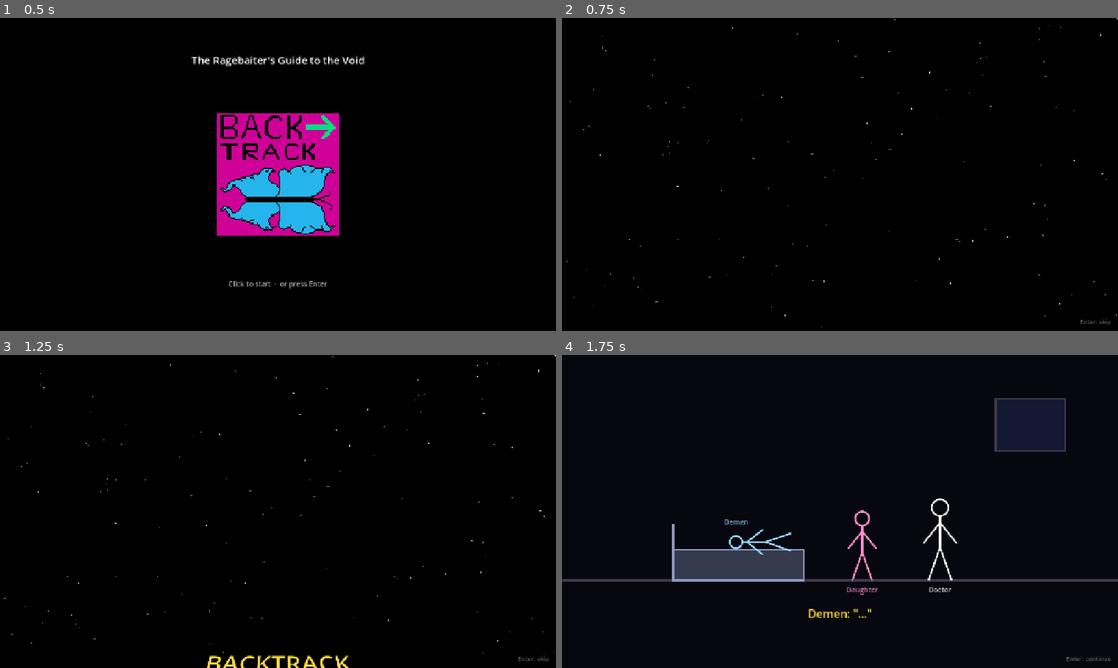
Above: before the commit, frames 1-4 (two rows, left to right).
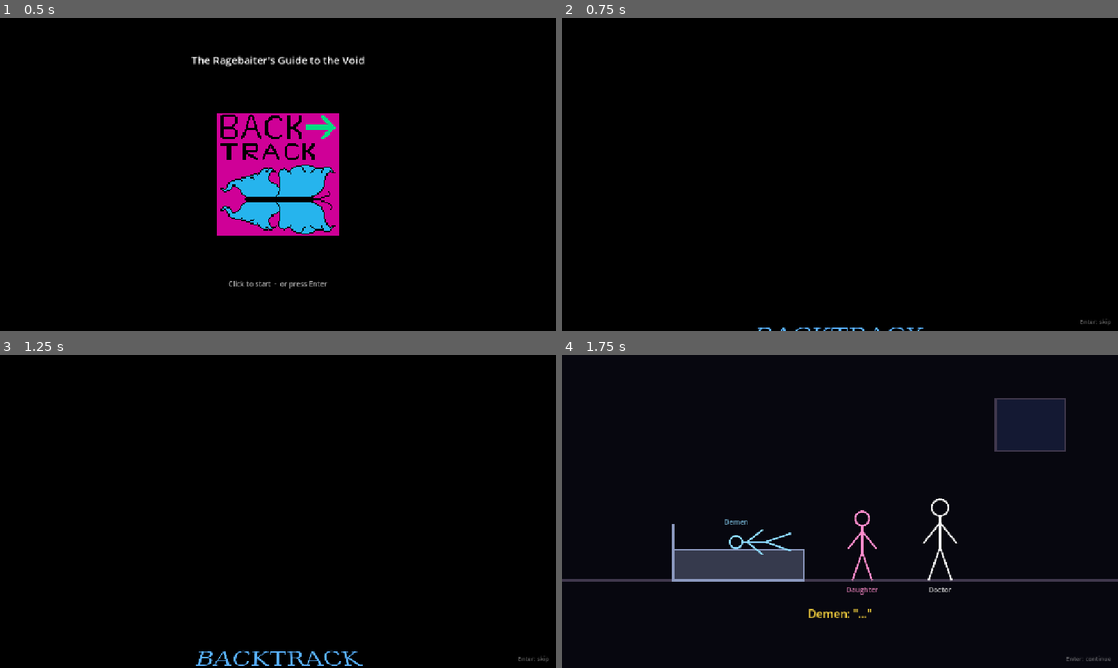
Above: after the commit, the same moments.

Repository: DanishNadar/Backtrack
Game: Godot game, scene res://scenes/main.tscn
Two runs of this game, one before a commit and one after it. Both use one fixed random seed, a clock stepped at 60 frames per second and the inputs below.
Inputs (mouse positions are in pixels of both pictures, inside the frame that each line leads up to):
- Up to frame 1 (0.5 s): no input
- Up to frame 2 (0.75 s): click (840, 174) at 0.5 s
- Up to frame 3 (1.25 s): no input
- Up to frame 4 (1.75 s): tap Enter at 1.25, 1.35 s; move the mouse to (962, 495) at 1.27 s; hold Right from 1.28 s (still down); click (962, 495) at 1.42 s; tap Space at 1.52 s

Frame 1 is identical in both runs. In frame 2, 0.2% of the frame differs, in the area x 0-100%, y 0-100%; in frame 3, 0.9%; in frame 4, nothing differs.

Commit message:
blue star wars modification

Diff:
--- a/scripts/crawl.gd
+++ b/scripts/crawl.gd
@@ -1,5 +1,5 @@
 extends Control
-## Star Wars-style text crawl over a starfield. The text is drawn flat into a
+## Star Wars-style text crawl on plain black. The text is drawn flat into a
 ## SubViewport, then crawl.gdshader lays it on a plane tilting away from the
 ## viewer. Enter, Space or a click skips it.
 
@@ -13,8 +13,9 @@
 const DEPTH_SCALE := 700.0    # text pixels per unit of depth (how steeply the plane recedes)
 const TRAIL := 2.0           # depth units the last line travels before the crawl ends
 const FADE_OUT := 0.15       # share of the crawl spent fading out at the end
-const STARS := 160
-const COLOR_TEXT := Color(1.0, 0.85, 0.25)
+const COLOR_TEXT := Color(0.35, 0.7, 1.0)
+## Tried in order; the first one installed is used.
+const FONT_NAMES := ["Georgia", "Palatino Linotype", "Times New Roman", "serif"]
 
 const SHADER := preload("res://scripts/crawl.gdshader")
 
@@ -22,7 +23,7 @@
 var _body := ""
 var _scroll := 0.0
 var _end := 1.0
-var _stars := PackedVector2Array()
+var _font := SystemFont.new()
 var _viewport: SubViewport
 var _page: Control
 var _plane: ColorRect
@@ -30,9 +31,7 @@
 
 func _ready() -> void:
 	visible = false
-	var rng := RandomNumberGenerator.new()
-	for i in STARS:
-		_stars.append(Vector2(rng.randf(), rng.randf()))
+	_font.font_names = PackedStringArray(FONT_NAMES)
 
 	_viewport = SubViewport.new()
 	_viewport.transparent_bg = true
@@ -56,9 +55,9 @@
 func play(title: String, body: String) -> void:
 	_title = title
 	_body = body
-	var font := ThemeDB.fallback_font
+	var font := _font
 	var height := _title_height() + TITLE_GAP \
-		+ font.get_multiline_string_size(_body, HORIZONTAL_ALIGNMENT_FILL, TEXT_WIDTH, BODY_SIZE).y
+		+ font.get_multiline_string_size(_body, HORIZONTAL_ALIGNMENT_CENTER, TEXT_WIDTH, BODY_SIZE).y
 	_viewport.size = Vector2i(TEXT_WIDTH, ceili(height))
 	_page.size = Vector2(_viewport.size)
 	_page.queue_redraw()
@@ -70,7 +69,7 @@
 
 
 func _title_height() -> float:
-	return ThemeDB.fallback_font.get_multiline_string_size(
+	return _font.get_multiline_string_size(
 		_title, HORIZONTAL_ALIGNMENT_CENTER, TEXT_WIDTH, TITLE_SIZE).y
 
 
@@ -78,7 +77,6 @@
 	if not visible:
 		return
 	_scroll += SPEED * delta
-	queue_redraw()  # twinkling stars
 	_plane.material.set_shader_parameter("scroll", _scroll)
 	var left := 1.0 - _scroll / _end
 	_plane.modulate.a = clampf(left / FADE_OUT, 0.0, 1.0)
@@ -104,17 +102,14 @@
 
 func _draw() -> void:
 	draw_rect(Rect2(Vector2.ZERO, size), Color.BLACK)
-	for i in _stars.size():
-		var twinkle := 0.5 + 0.5 * sin(Time.get_ticks_msec() * 0.001 * (1.0 + i % 5) + i)
-		draw_circle(_stars[i] * size, 1.0 + (i % 3) * 0.4, Color(1, 1, 1, 0.25 + 0.5 * twinkle))
 	draw_string(ThemeDB.fallback_font, Vector2(0, size.y - 16.0), "Enter: skip",
 		HORIZONTAL_ALIGNMENT_RIGHT, size.x - 16.0, 14, Color(1, 1, 1, 0.4))
 
 
-## The flat page that the shader tilts: centred title, justified body.
+## The flat page that the shader tilts: centred title and body.
 func _draw_page() -> void:
-	var font := ThemeDB.fallback_font
+	var font := _font
 	_page.draw_multiline_string(font, Vector2(0, font.get_ascent(TITLE_SIZE)), _title,
 		HORIZONTAL_ALIGNMENT_CENTER, TEXT_WIDTH, TITLE_SIZE, -1, COLOR_TEXT)
 	_page.draw_multiline_string(font, Vector2(0, _title_height() + TITLE_GAP + font.get_ascent(BODY_SIZE)), _body,
-		HORIZONTAL_ALIGNMENT_FILL, TEXT_WIDTH, BODY_SIZE, -1, COLOR_TEXT)
+		HORIZONTAL_ALIGNMENT_CENTER, TEXT_WIDTH, BODY_SIZE, -1, COLOR_TEXT)
